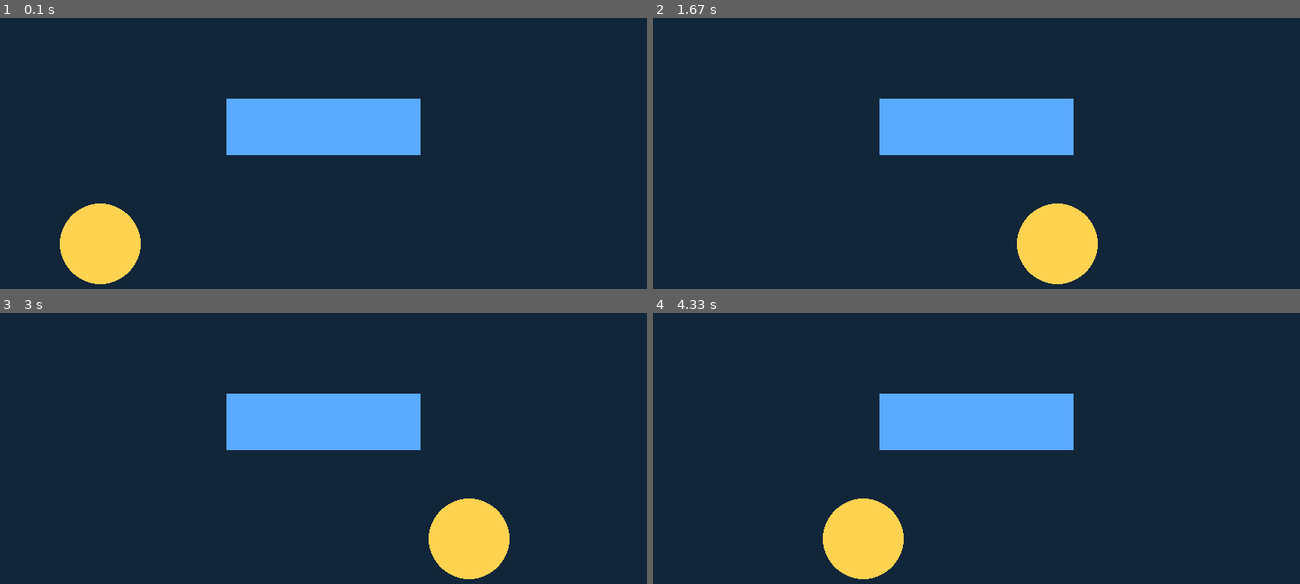
Above: before the commit, frames 1-4 (two rows, left to right).
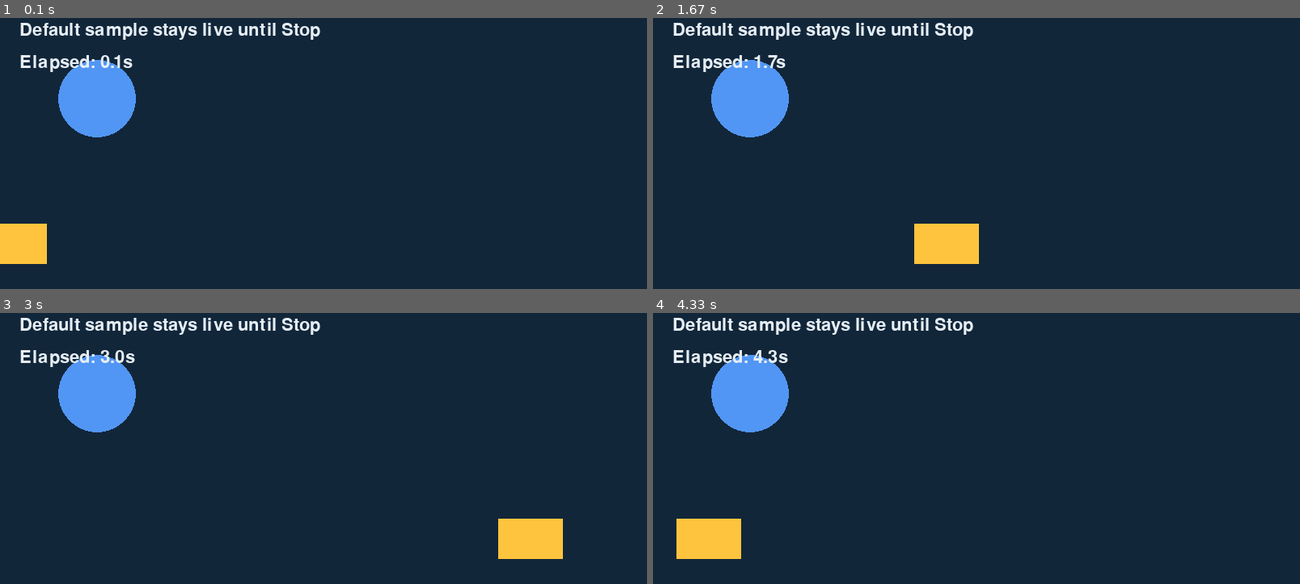
Above: after the commit, the same moments.

Repository: omkar-bitkraft/PYGAME_POC
Game: pygame game, started from runtime/workdir/main.py
Same seed, same stepped clock (60 frames per second), same inputs: the game is played once before the commit and once after it.
Inputs:
- Up to frame 1 (0.1 s): no input
- Up to frame 2 (1.67 s): no input
- Up to frame 3 (3 s): no input
- Up to frame 4 (4.33 s): no input

The runs differ from the first frame. In frame 1, 14% of the frame differs, in the area x 0-65%, y 1-99%; in frame 2, 15%; in frame 3, 14%; in frame 4, 15%, in the area x 3-65%, y 1-99%.

Commit message:
Refactor runtime handling to use generated workdir, update viewer connection logic, and enhance run lifecycle management

Diff:
--- a/docker-compose.yml
+++ b/docker-compose.yml
@@ -11,4 +11,4 @@
     ports:
       - "${NOVNC_PORT:-6080}:6080"
     volumes:
-      - ./runtime/workdir:/opt/runtime/workdir
+      - ./.runtime-generated/workdir:/opt/runtime/workdir
--- a/runtime/workdir/main.py
+++ b/runtime/workdir/main.py
@@ -1,38 +1,73 @@
+import sys
+import time
+
 import pygame
-import sys
 
-pygame.init()
-screen = pygame.display.set_mode((800, 600))
-pygame.display.set_caption("Viewer Stability Test")
-clock = pygame.time.Clock()
 
-x = 100
-direction = 1
-running = True
-frames = 0
+WINDOW_WIDTH = 800
+WINDOW_HEIGHT = 600
+BACKGROUND_COLOR = (18, 38, 58)
+SHAPE_COLOR = (255, 196, 61)
+TEXT_COLOR = (230, 238, 245)
+FPS = 60
+HEARTBEAT_INTERVAL_SECONDS = 5
 
-print("pygame started", flush=True)
 
-while running:
-    for event in pygame.event.get():
-        if event.type == pygame.QUIT:
-            running = False
+def main() -> int:
+    pygame.init()
+    pygame.display.set_caption("Pygame POC Smoke Test")
+    screen = pygame.display.set_mode((WINDOW_WIDTH, WINDOW_HEIGHT))
+    clock = pygame.time.Clock()
+    font = pygame.font.SysFont(None, 32)
 
-    x += 4 * direction
-    if x >= 700 or x <= 100:
-        direction *= -1
-        print(f"bounce at x={x}", flush=True)
+    print("sample: pygame initialized", flush=True)
+    print(
+        f"sample: window created at {WINDOW_WIDTH}x{WINDOW_HEIGHT}",
+        flush=True,
+    )
+    print("sample: waiting for Stop or window close", flush=True)
 
-    screen.fill((18, 38, 58))
-    pygame.draw.circle(screen, (255, 210, 80), (x, 300), 50)
-    pygame.draw.rect(screen, (90, 170, 255), (280, 120, 240, 70))
-    pygame.display.flip()
-    clock.tick(60)
+    start_time = time.time()
+    next_heartbeat = start_time
+    rect_y = WINDOW_HEIGHT // 2 - 25
+    rect_speed = 220
+    running = True
+    quit_reason = "window_closed"
 
-    frames += 1
-    if frames % 300 == 0:
-        print(f"heartbeat frames={frames}", flush=True)
+    while running:
+        now = time.time()
+        elapsed = now - start_time
 
-print("pygame exiting", flush=True)
-pygame.quit()
-sys.exit(0)
+        for event in pygame.event.get():
+            if event.type == pygame.QUIT:
+                quit_reason = "window_closed"
+                running = False
+
+        if now >= next_heartbeat:
+            print(f"sample: heartbeat {elapsed:.1f}s", flush=True)
+            next_heartbeat += HEARTBEAT_INTERVAL_SECONDS
+
+        rect_x = int((elapsed * rect_speed) % (WINDOW_WIDTH + 80)) - 40
+
+        screen.fill(BACKGROUND_COLOR)
+        pygame.draw.circle(screen, (81, 150, 244), (120, 120), 48)
+        pygame.draw.rect(screen, SHAPE_COLOR, pygame.Rect(rect_x, rect_y, 80, 50))
+
+        label = font.render("Default sample stays live until Stop", True, TEXT_COLOR)
+        timer = font.render(
+            f"Elapsed: {elapsed:0.1f}s",
+            True,
+            TEXT_COLOR,
+        )
+        screen.blit(label, (24, 24))
+        screen.blit(timer, (24, 64))
+        pygame.display.flip()
+        clock.tick(FPS)
+
+    print(f"sample: exiting cleanly ({quit_reason})", flush=True)
+    pygame.quit()
+    return 0
+
+
+if __name__ == "__main__":
+    sys.exit(main())
Not shown, changed: runtime/Dockerfile
Not shown, changed: runtime/README.md
Not shown, changed: .codex-logs/backend.out.log
Not shown, added: .gitignore
Not shown, changed: architecture.md
Not shown, changed: backend/src/config.js
Not shown, changed: backend/src/services/runtimeService.js
Not shown, changed: frontend/src/main.js
Not shown, changed: frontend/src/sampleCode.js
Not shown, changed: frontend/src/viewer.js
Not shown, changed: local-runbook.md
Not shown, changed: runtime/launcher.sh
(and 1 more such lines)
